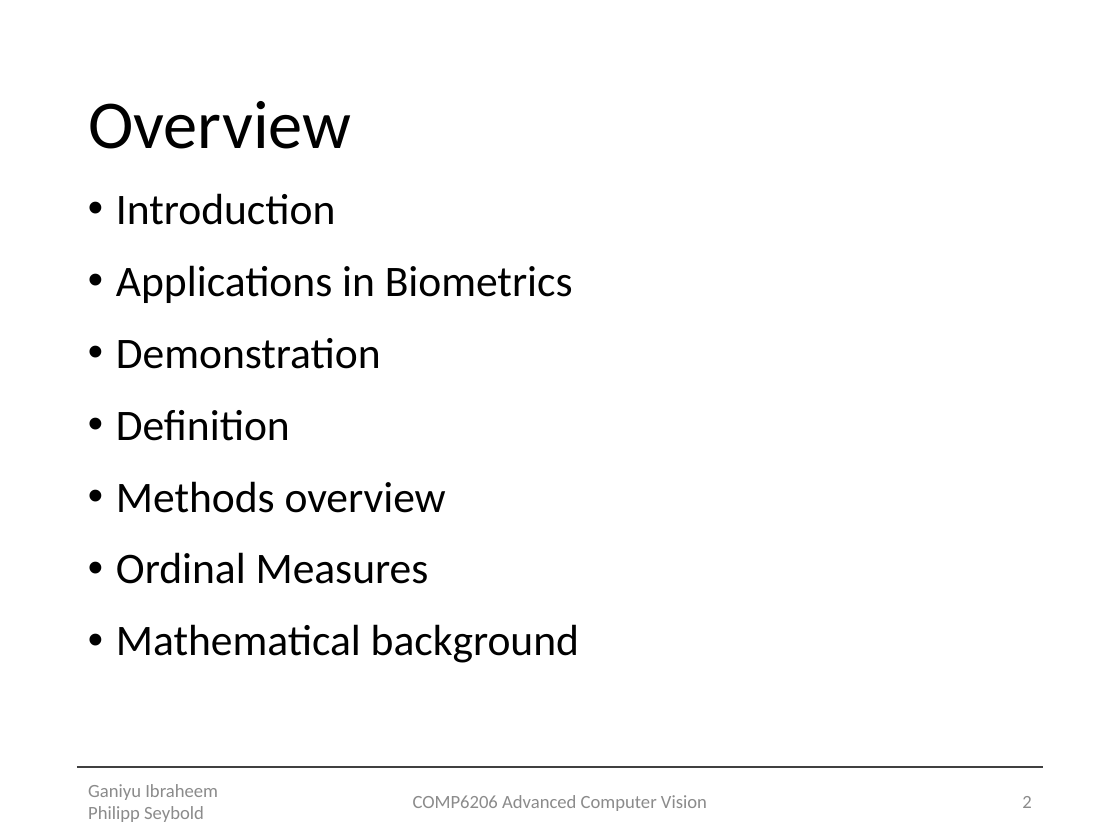
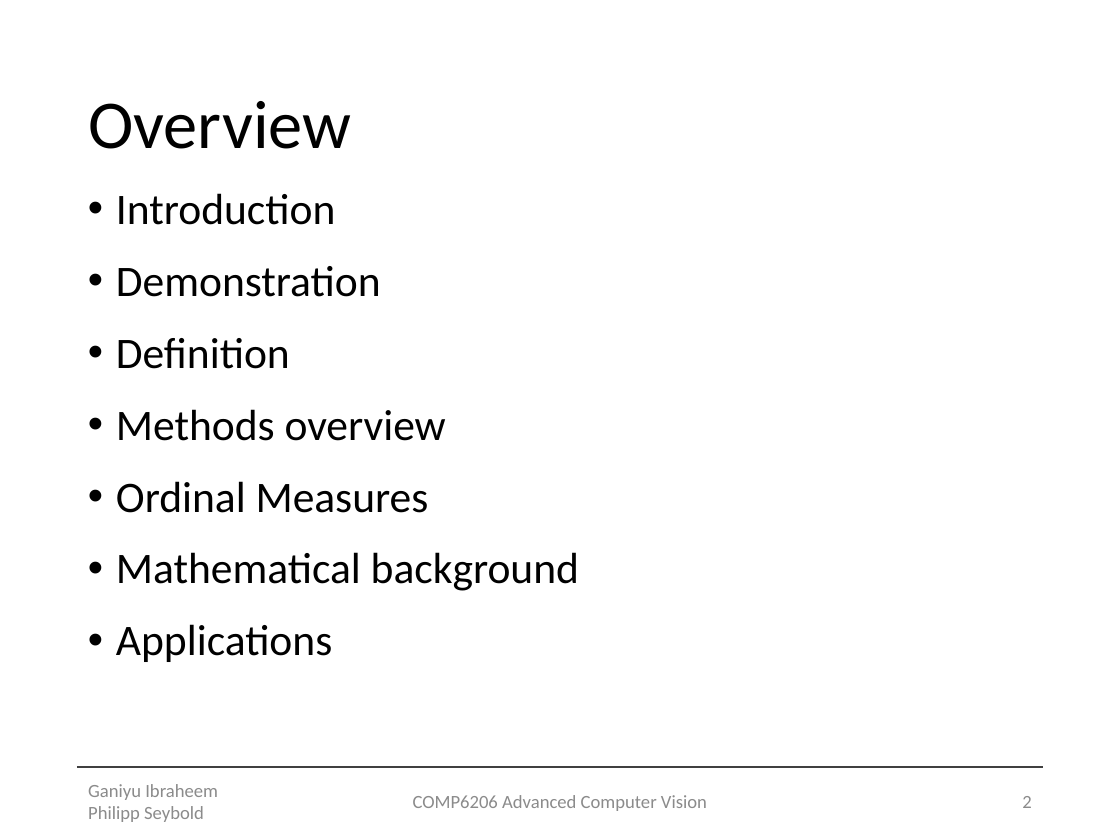
Before and after one commit to Lxrd-AJ/OrdinalMeasureTexture, a slide deck: slide 2 of Ordinal_Measure_for_Texture_V2.pptx. Drawn at 1120x840 pixels with LibreOffice and Linux fonts; fonts in the diff are those of the drawing. Boxes give left, top, right and bottom in pixels: in the first picture for what was removed or moved away, otherwise in the second. Text is boxed around its words. In the diff, an @@ line names an element or a change of style, - is before the commit and + after.

```diff
--- a/Ordinal_Measure_for_Texture_V2.pptx
+++ b/Ordinal_Measure_for_Texture_V2.pptx
@@ text at <box>116,265,573,303</box>: paragraph removed @@
-• Applications in Biometrics
@@ text at <box>116,624,332,662</box>: paragraph added @@
+• Applications
```
